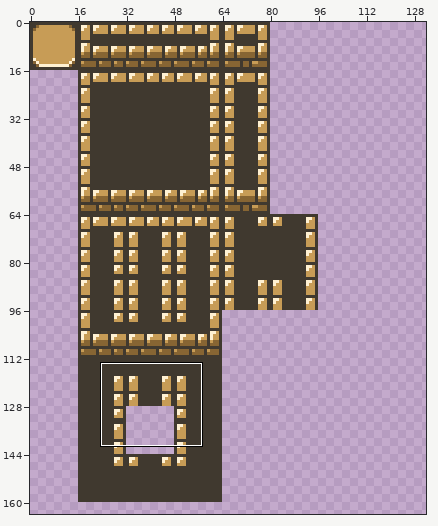
One commit to this pixel-art file: assets/sprites/Environment/Tile.aseprite. The first picture is a wide view before the edit; the outline marks the close-up.
Close-up. Earlier state:
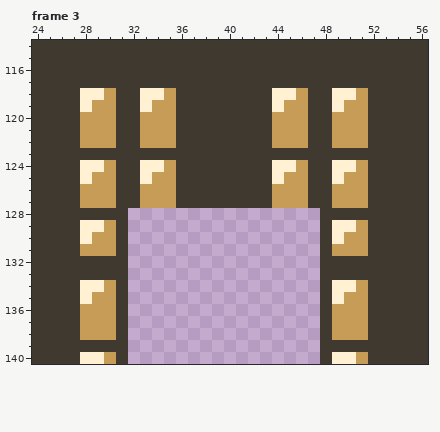
240x240 pixels, 4 frames. Shown: frame 3: x 24..56, y 114..140. The wide view leaves out empty margins. The commit also changed other frames or places, which this record leaves out.
The result:
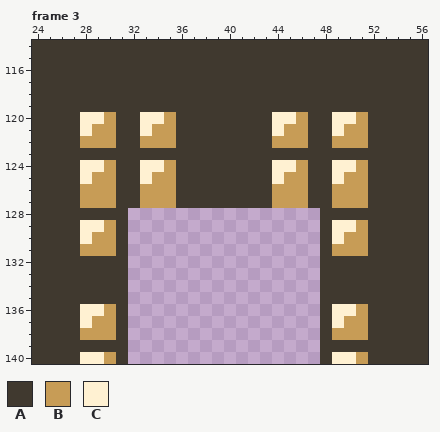
Palette (. is transparent): A #40392f  B #c79c56  C #fff1d2
From old to new:
--- frame 3
@@ x 24..56 @@
 117 AAAAAAAAAAAAAAAAAAAAAAAAAAAAAAAAA
-118 AAAACCBAACCBAAAAAAAACCBAACCBAAAAA
-119 AAAACBBAACBBAAAAAAAACBBAACBBAAAAA
-120 AAAABBBAABBBAAAAAAAABBBAABBBAAAAA
-121 AAAABBBAABBBAAAAAAAABBBAABBBAAAAA
+118 AAAAAAAAAAAAAAAAAAAAAAAAAAAAAAAAA
+119 AAAAAAAAAAAAAAAAAAAAAAAAAAAAAAAAA
+120 AAAACCBAACCBAAAAAAAACCBAACCBAAAAA
+121 AAAACBBAACBBAAAAAAAACBBAACBBAAAAA
 122 AAAABBBAABBBAAAAAAAABBBAABBBAAAAA
@@ x 24..56 @@
 133 AAAAAAAA................AAAAAAAAA
-134 AAAACCBA................ACCBAAAAA
-135 AAAACBBA................ACBBAAAAA
-136 AAAABBBA................ABBBAAAAA
-137 AAAABBBA................ABBBAAAAA
+134 AAAAAAAA................AAAAAAAAA
+135 AAAAAAAA................AAAAAAAAA
+136 AAAACCBA................ACCBAAAAA
+137 AAAACBBA................ACBBAAAAA
 138 AAAABBBA................ABBBAAAAA
Pixel boxes of the changes (left, top, right, bottom) in both close-ups:
changed: (80, 88, 176, 136)
changed: (272, 88, 368, 136)
changed: (80, 280, 116, 328)
changed: (332, 280, 368, 328)
